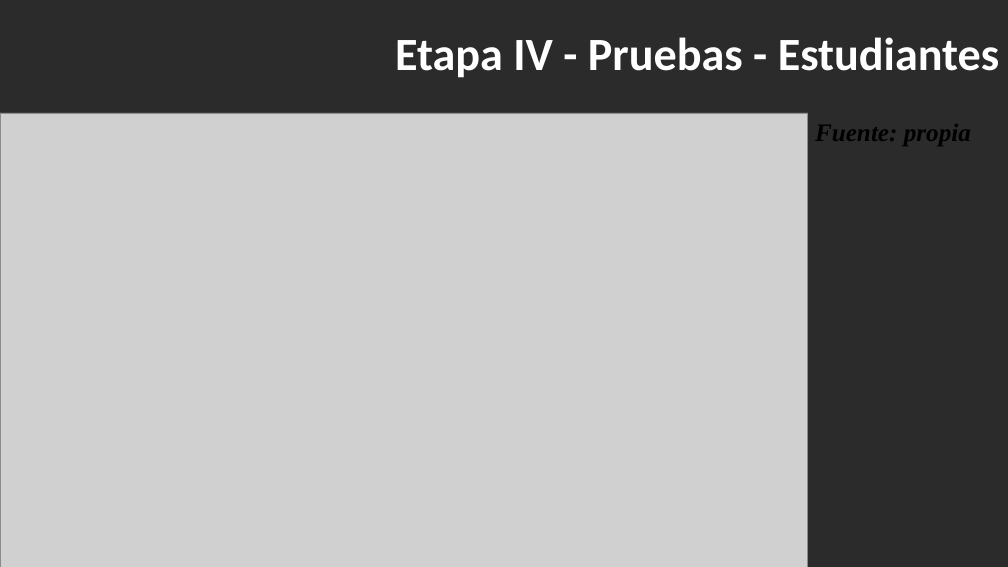
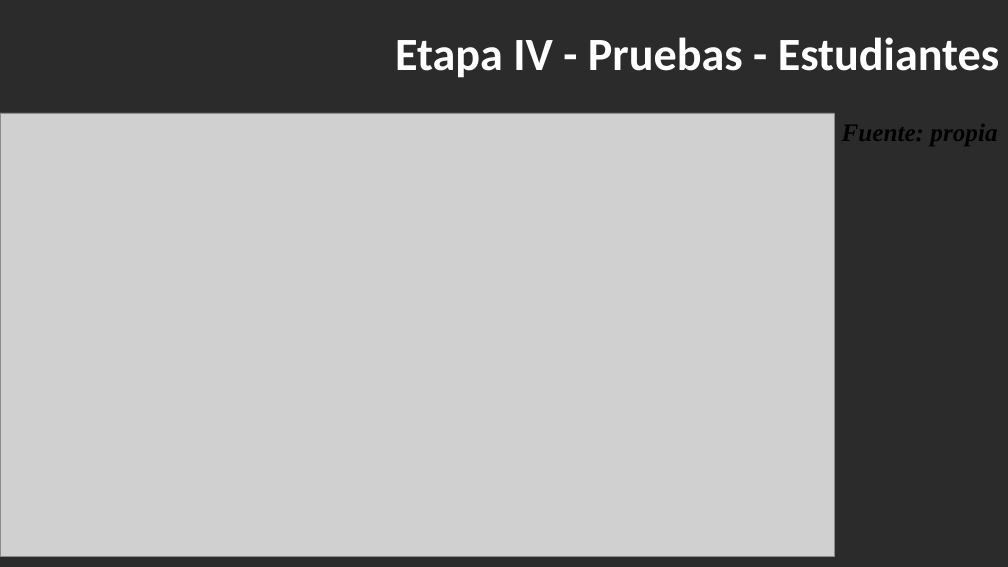
Before and after one commit to BrayanNovoa/uniminuto, a slide deck: slide 25 of expo/expo.pptx. Drawn at 1008x567 pixels with LibreOffice and Linux fonts; fonts in the diff are those of the drawing; grey boxes stand for pictures; background and template pictures are left out; a plain dark background stands for a picture behind light text. Boxes give left, top, right and bottom in pixels: in the first picture for what was removed or moved away, otherwise in the second. Text is boxed around its words. In the diff, an @@ line names an element or a change of style, - is before the commit and + after.

```diff
--- a/expo/expo.pptx
+++ b/expo/expo.pptx
@@ picture: place and size @@
-picture at box(0, 113, 808, 567)
+picture at box(0, 113, 834, 556)
@@ text "Fuente: propia": place and size @@
-text "Fuente: propia" at box(815, 124, 971, 146)
+text "Fuente: propia" at box(842, 124, 997, 146)
```
Also in this commit, not shown: 8 other slides changed.
